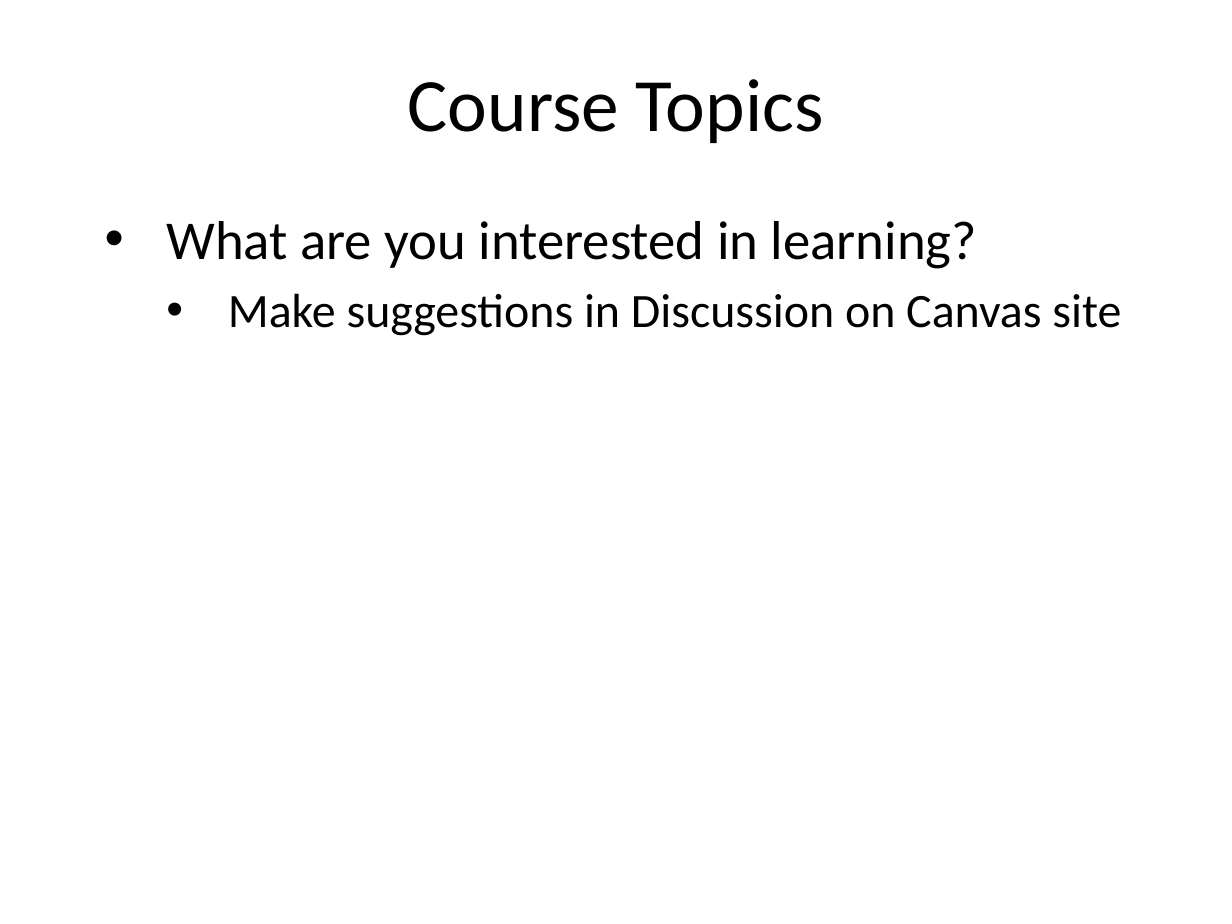
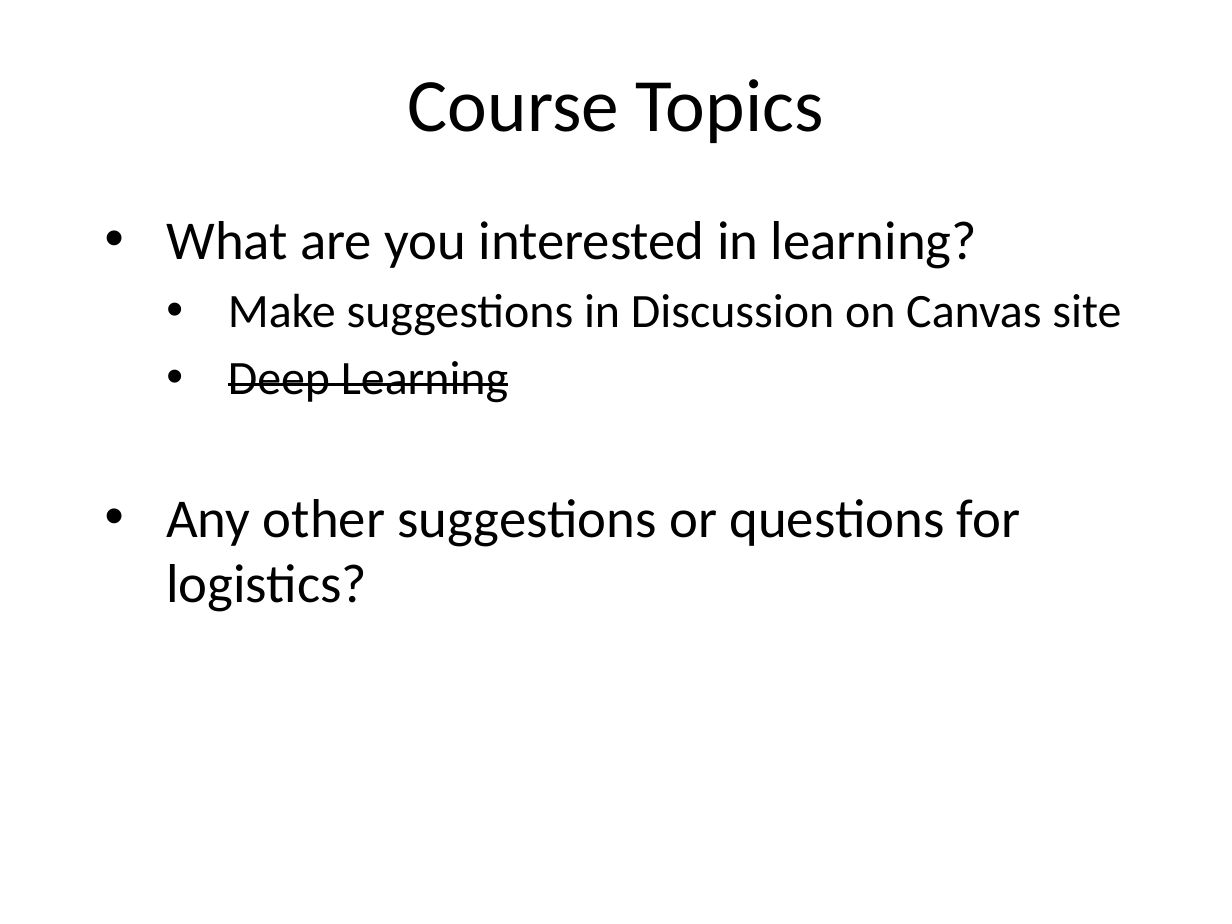
Before and after one commit to jdonaldson/uw-mlearn410, a slide deck: slide 27 of docs/module1/Presentation1.pptx (slide 21 before the commit). Drawn at 1232x924 pixels with LibreOffice and Linux fonts; fonts in the diff are those of the drawing. Boxes give left, top, right and bottom in pixels: in the first picture for what was removed or moved away, otherwise in the second. Text is boxed around its words. In the diff, an @@ line names an element or a change of style, - is before the commit and + after.

```diff
--- a/docs/module1/Presentation1.pptx
+++ b/docs/module1/Presentation1.pptx
@@ subtitle at (166,361,1021,612): paragraphs added @@
+  • Deep Learning
+• Any other suggestions or questions for logistics?
```
Also in this commit, not shown: 2 other slides changed, 6 slides added, 4 other files.
